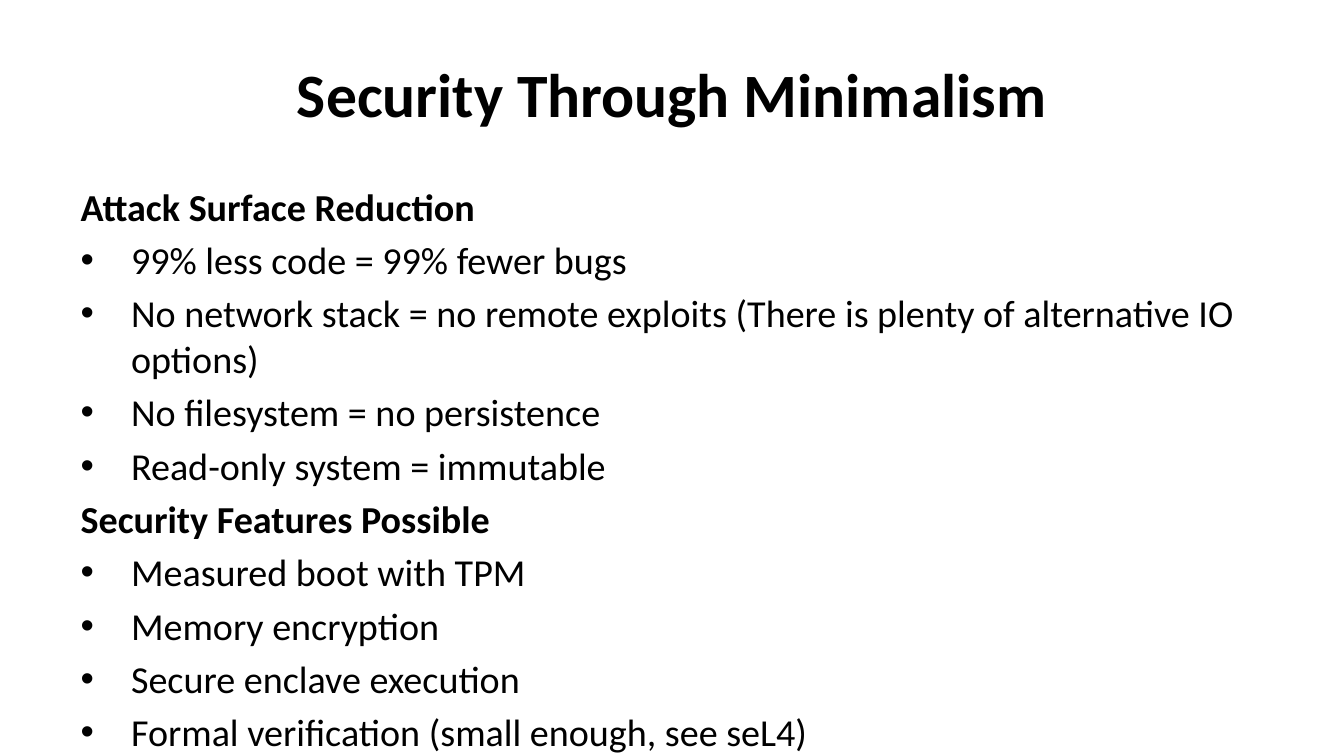
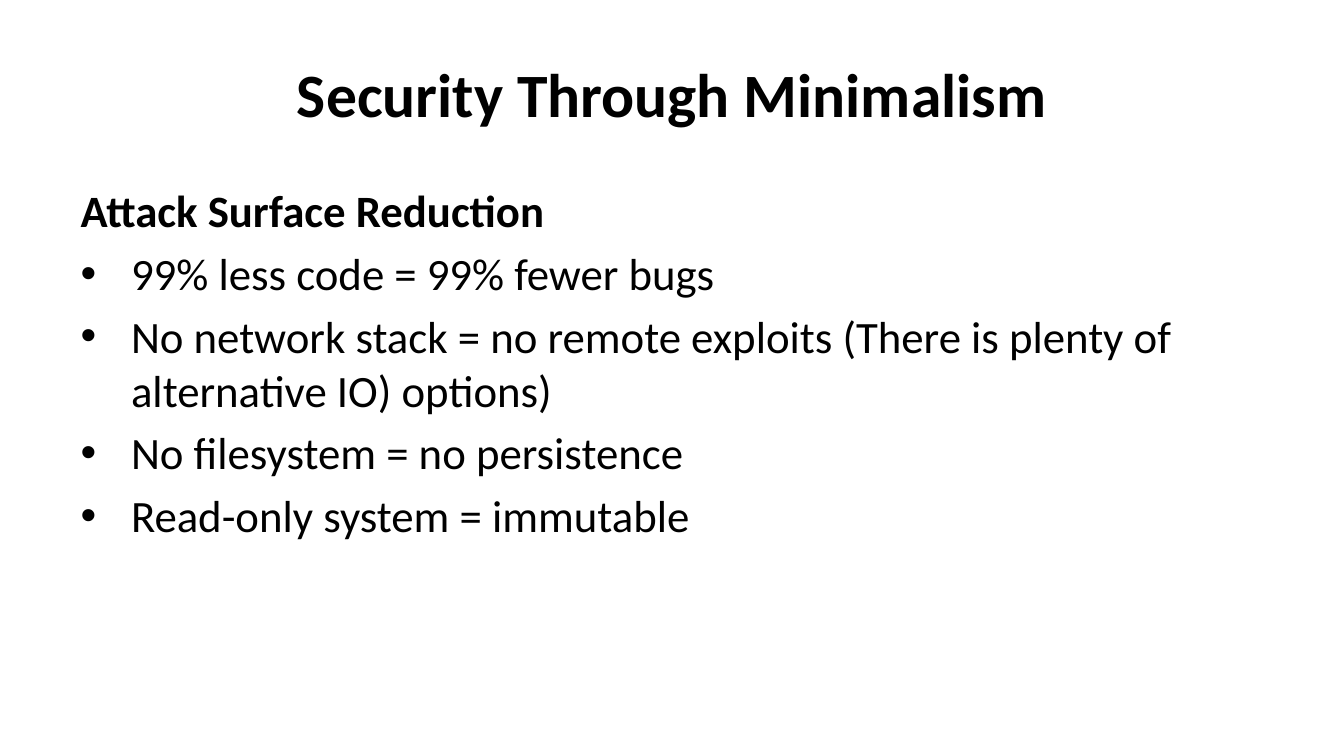
Before and after one commit to luiscosio/muInference, a slide deck: slide 17 of documentation/muinferece-slides.pptx (slide 16 before the commit). Drawn at 1344x756 pixels with LibreOffice and Linux fonts; fonts in the diff are those of the drawing. Boxes give left, top, right and bottom in pixels: in the first picture for what was removed or moved away, otherwise in the second. Text is boxed around its words. In the diff, an @@ line names an element or a change of style, - is before the commit and + after.

```diff
--- a/documentation/muinferece-slides.pptx
+++ b/documentation/muinferece-slides.pptx
@@ text at bbox=[81, 195, 715, 540]: size 20.4 to 24 pt in "Attack Surface Reduction", "99% less code = 99% fewer bugs", "No filesystem = no persistence", "Read-only system = immutable" @@
@@ text at bbox=[131, 320, 1171, 415]: text changed; size 20.4 to 24 pt @@
-• No network stack = no remote exploits (There is plenty of alternative IO options)
+• No network stack = no remote exploits (There is plenty of alternative IO) options)
@@ text at bbox=[81, 506, 807, 753]: paragraphs removed @@
-Security Features Possible
-• Measured boot with TPM
-• Memory encryption
-• Secure enclave execution
-• Formal verification (small enough, see seL4)
```
Also in this commit, not shown: 10 other slides changed, 1 slide added, 3 other files.
